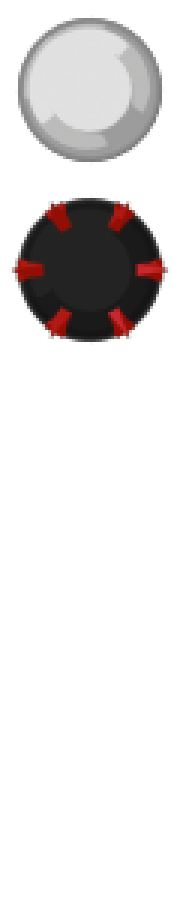
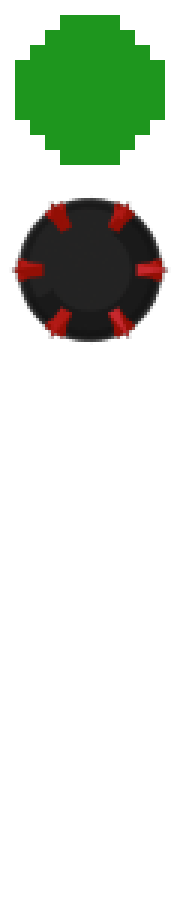
Layer changes from the first w=180, h=900 image to the second:
added layer "Layer 31" above "Layer 17" over (15, 15, 165, 165)
hid "basicBaseGame" over (15, 15, 165, 165)
